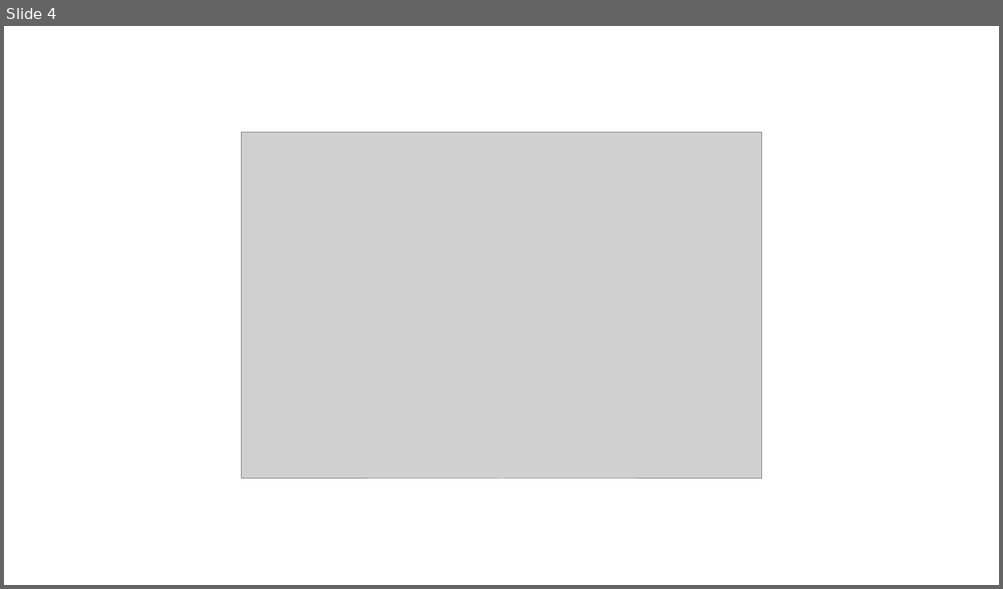
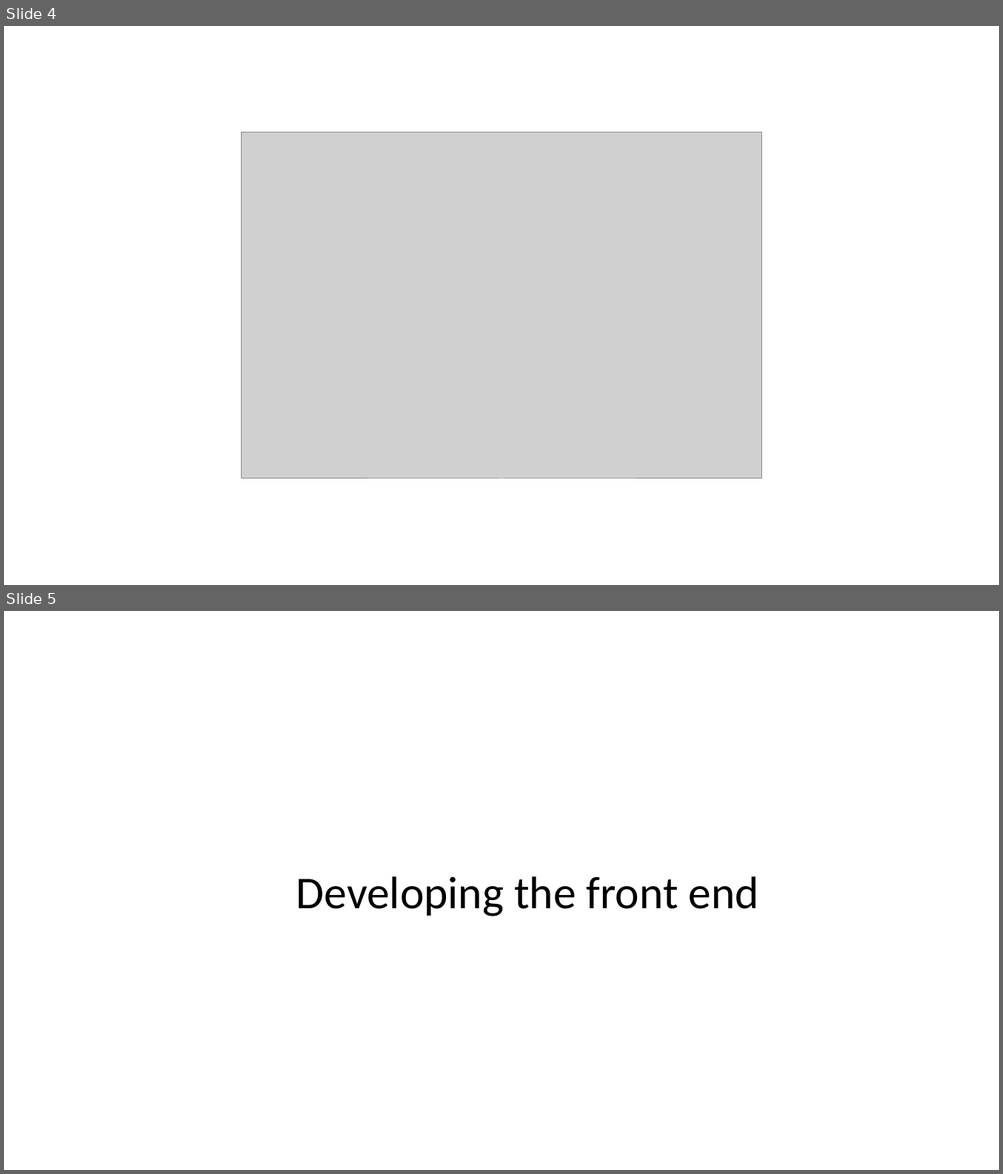
Before and after one commit to DHI/DomainServicesCourse, a slide deck: Presentations/DS-course-4-frontend.pptx. Shown one above the other, each under a label of ours: slide 4 before the commit, slides 4 and 5 after it. The pictures are 1003x589 and 1003x1174 pixels, drawn with LibreOffice and Linux fonts; fonts in the diff are those of the drawing; grey boxes stand for pictures. Boxes give left, top, right and bottom in pixels: in the first picture for what was removed or moved away, otherwise in the second. Text is boxed around its words. In the diff, an @@ line names an element or a change of style, - is before the commit and + after.

Commit message:
frontend app init and login

```diff
--- a/Presentations/DS-course-4-frontend.pptx
+++ b/Presentations/DS-course-4-frontend.pptx
@@ slide 5 added at (4,611,999,1170), background #FFFFFF @@
@@ text added at (296,877,759,917), 44 pt, text #000000 @@
+Developing the front end
```
Also in this commit, not shown: 6 other slides added, 24 other files.
